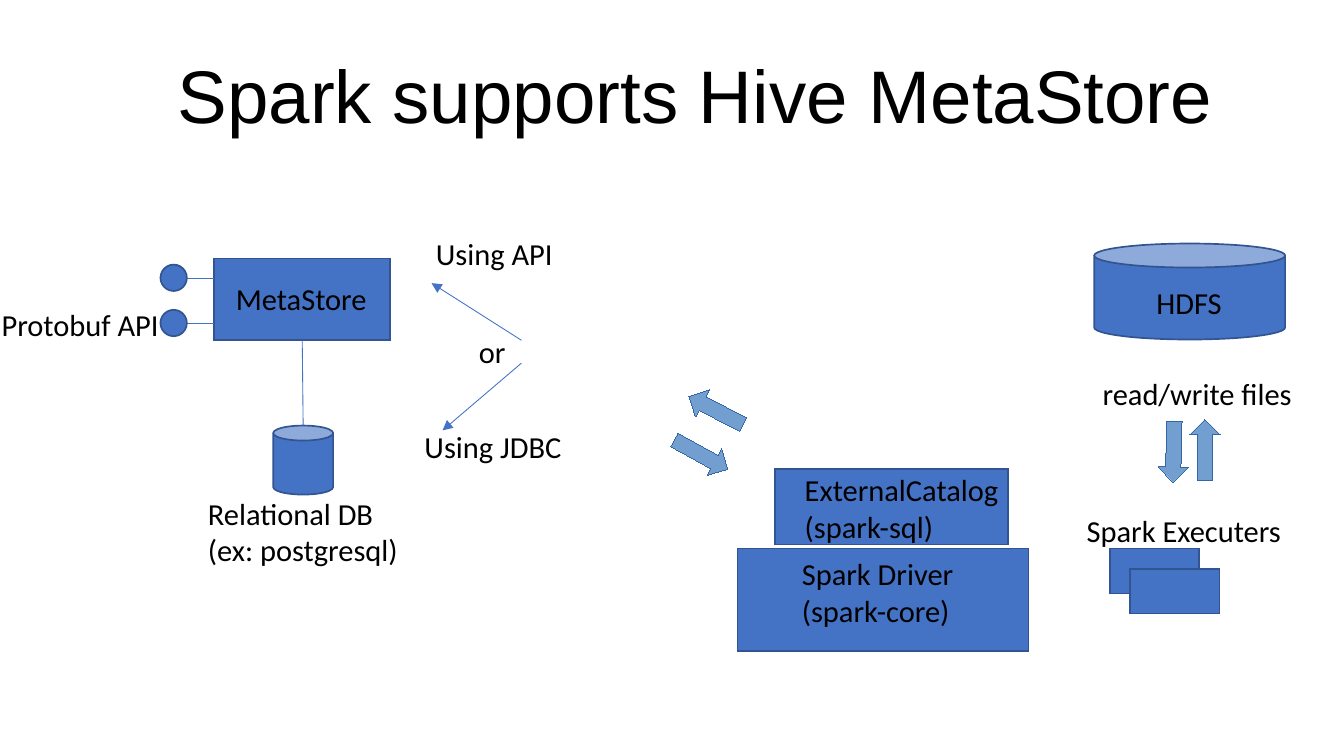
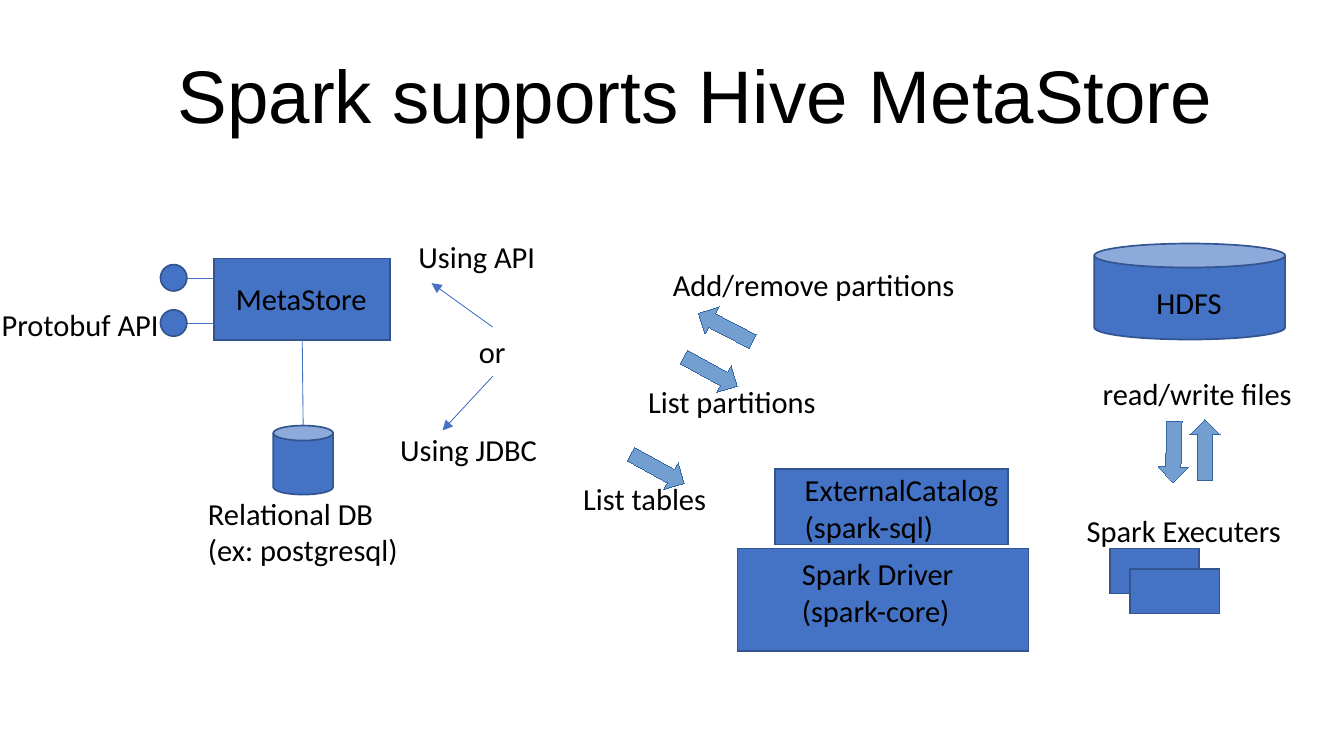
Before and after one commit to Arnaud-Nauwynck/presentations, a slide deck: slide 11 of pres-bigdata/BigData-4-hadoop-parquet-spark.pptx (slide 9 before the commit). Drawn at 1344x756 pixels with LibreOffice and Linux fonts; fonts in the diff are those of the drawing. Boxes give left, top, right and bottom in pixels: in the first picture for what was removed or moved away, otherwise in the second. Text is boxed around its words. In the diff, an @@ line names an element or a change of style, - is before the commit and + after.

```diff
--- a/pres-bigdata/BigData-4-hadoop-parquet-spark.pptx
+++ b/pres-bigdata/BigData-4-hadoop-parquet-spark.pptx
@@ text "Using API": place and size @@
-text "Using API" at <box>436,244,553,271</box>
+text "Using API" at <box>418,247,535,274</box>
@@ arrow moved from (522, 340) - (432, 283) to (493, 327) - (432, 283) @@
@@ text added at <box>673,275,954,301</box>, 18 pt, text #000000 @@
+Add/remove partitions
@@ freeform shape: place and size @@
-freeform shape at <box>682,383,751,439</box>
+freeform shape at <box>692,301,760,356</box>
@@ freeform shape: place and size @@
-freeform shape at <box>668,427,736,483</box>
+freeform shape at <box>676,344,744,400</box>
@@ arrow moved from (522, 363) - (443, 431) to (493, 377) - (443, 431) @@
@@ text added at <box>648,387,815,418</box>, 18 pt, text #000000 @@
+List partitions
@@ text "Using JDBC": place and size @@
-text "Using JDBC" at <box>424,437,561,464</box>
+text "Using JDBC" at <box>400,440,537,467</box>
@@ freeform shape added at <box>624,441,692,498</box>, fill #729FCF, outline #3465A4 0 pt @@
@@ text added at <box>583,485,706,511</box>, 18 pt, text #000000 @@
+List tables
```
Also in this commit, not shown: 4 other slides changed, 9 slides added, 1 slide removed.
